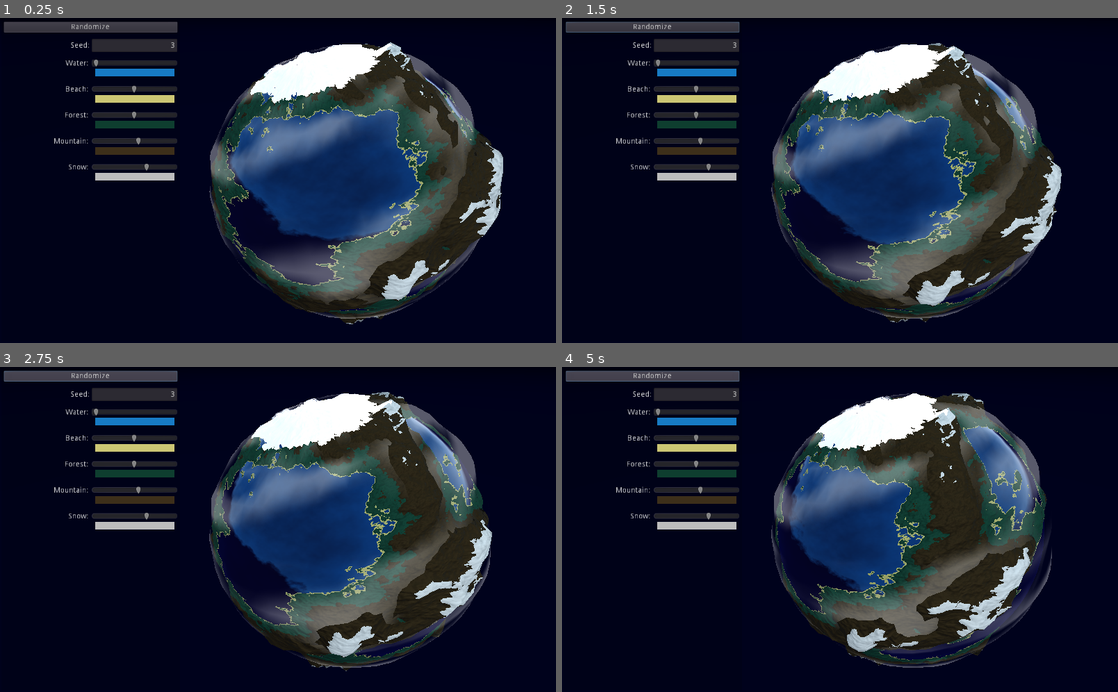
Above: before the commit, frames 1-4 (two rows, left to right).
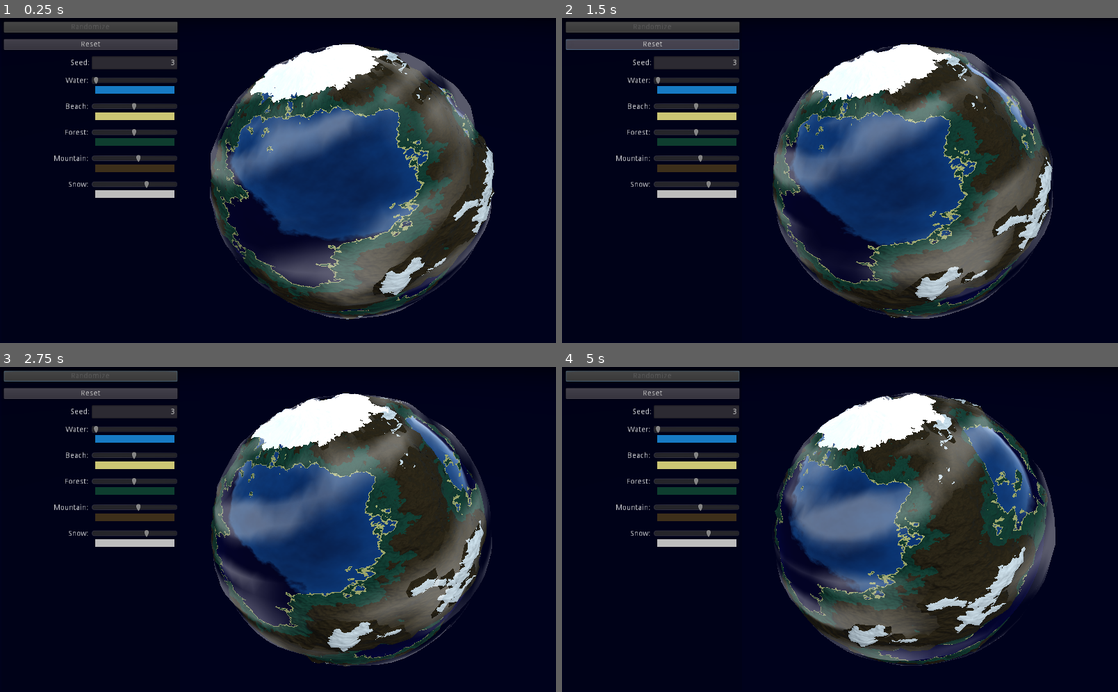
Above: after the commit, the same moments.

Repository: RichoM/SimplexNoiseTest
Game: Godot game, scene res://Test.tscn
The game is run twice, just before and just after one commit, with the same random seed, the same clock (stepped at 60 frames per second) and the same inputs.
Inputs (mouse positions are in pixels of both pictures, inside the frame that each line leads up to):
- Up to frame 1 (0.25 s): no input
- Up to frame 2 (1.5 s): click (650, 27) at 0.5 s, where only the run before the commit has a clickable "Randomize"; click (650, 44) at 1.25 s, where only the run after the commit has a clickable "Reset"
- Up to frame 3 (2.75 s): click (88, 376) at 2 s, where only the run before the commit has a clickable "Randomize"
- Up to frame 4 (5 s): click (650, 376) at 2.75 s, where only the run before the commit has a clickable "Randomize"

The runs differ from the first frame. In frame 1, 11% of the frame differs, in the area x 0-91%, y 1-95%; in frame 2, 19%; in frame 3, 22%; in frame 4, 24%, in the area x 0-89%, y 1-93%.

Commit message:
Fixed a few bugs and added a reset button

Diff:
--- a/godot/GUI.gd
+++ b/godot/GUI.gd
@@ -13,74 +13,131 @@
 export var snow_threshold : NodePath
 export var snow_color : NodePath
 
+var initial_values = {}
+
 
 var planet_material : Material
 
 func _ready():
 	planet_material = get_node(planet).get_surface_material(0)
+	collect_initial_values()
 	update()
 
+func collect_initial_values():
+	initial_values["seed"] = get_seed()
+
+	initial_values["water.threshold"] = get_terrain_threshold("water")
+	initial_values["beach.threshold"] = get_terrain_threshold("beach")
+	initial_values["forest.threshold"] = get_terrain_threshold("forest")
+	initial_values["mountain.threshold"] = get_terrain_threshold("mountain")
+	initial_values["snow.threshold"] = get_terrain_threshold("snow")
+
+	initial_values["water.color"] = get_terrain_color("water")
+	initial_values["beach.color"] = get_terrain_color("beach")
+	initial_values["forest.color"] = get_terrain_color("forest")
+	initial_values["mountain.color"] = get_terrain_color("mountain")
+	initial_values["snow.color"] = get_terrain_color("snow")
+
 func update():
+	(get_node(seed_input) as LineEdit).text = str(get_seed())
+
+	(get_node(water_threshold) as HSlider).value = get_terrain_threshold("water")
+	(get_node(beach_threshold) as HSlider).value = get_terrain_threshold("beach")
+	(get_node(forest_threshold) as HSlider).value = get_terrain_threshold("forest")
+	(get_node(mountain_threshold) as HSlider).value = get_terrain_threshold("mountain")
+	(get_node(snow_threshold) as HSlider).value = get_terrain_threshold("snow")
+
+	(get_node(water_color) as ColorPickerButton).color = get_terrain_color("water")
+	(get_node(beach_color) as ColorPickerButton).color = get_terrain_color("beach")
+	(get_node(forest_color) as ColorPickerButton).color = get_terrain_color("forest")
+	(get_node(mountain_color) as ColorPickerButton).color = get_terrain_color("mountain")
+	(get_node(snow_color) as ColorPickerButton).color = get_terrain_color("snow")
+
+func get_seed():
 	var noise_sampler = planet_material.get("shader_param/noise_sampler")
 	var noise = noise_sampler.get("noise")
-	get_node(seed_input).text = str(noise.get("seed"))
+	return noise.get("seed")
 
-	(get_node(water_threshold) as HSlider).value = planet_material.get("shader_param/water_threshold")
-	(get_node(water_color) as ColorPickerButton).color = planet_material.get("shader_param/water")
-	(get_node(beach_threshold) as HSlider).value = planet_material.get("shader_param/beach_threshold")
-	(get_node(beach_color) as ColorPickerButton).color = planet_material.get("shader_param/beach")
-	(get_node(forest_threshold) as HSlider).value = planet_material.get("shader_param/forest_threshold")
-	(get_node(forest_color) as ColorPickerButton).color = planet_material.get("shader_param/forest")
-	(get_node(mountain_threshold) as HSlider).value = planet_material.get("shader_param/mountain_threshold")
-	(get_node(mountain_color) as ColorPickerButton).color = planet_material.get("shader_param/mountain")
-	(get_node(snow_threshold) as HSlider).value = planet_material.get("shader_param/snow_threshold")
-	(get_node(snow_color) as ColorPickerButton).color = planet_material.get("shader_param/snow")
+func set_seed(value):
+	var noise_sampler = planet_material.get("shader_param/noise_sampler")
+	var noise = noise_sampler.get("noise")
+	noise.set("seed", value)
+
+
+func get_terrain_threshold(terrain : String):
+	return planet_material.get("shader_param/" + terrain + "_threshold")
+
+func set_terrain_threshold(terrain : String, value):
+	planet_material.set("shader_param/" + terrain + "_threshold", value)
+
+
+func get_terrain_color(terrain : String):
+	return planet_material.get("shader_param/" + terrain)
+
+func set_terrain_color(terrain : String, value):
+	planet_material.set("shader_param/" + terrain, value)
 
 
 func _on_seed_text_entered(new_text):
 	print(new_text as int)
 	var value = new_text as int
+	set_seed(value)
+	(get_node(seed_input) as LineEdit).text = str(value)
 
-	var noise_sampler = planet_material.get("shader_param/noise_sampler")
-	var noise = noise_sampler.get("noise")
-	noise.set("seed", value)
+
+func _on_seed_focus_exited():
+	var value = (get_node(seed_input) as LineEdit).text as int
+	if value != get_seed():
+		set_seed(value)
+	(get_node(seed_input) as LineEdit).text = str(value)
 
 
 func _on_water_threshold_value_changed(value):
-	planet_material.set("shader_param/water_threshold", value)
-
+	set_terrain_threshold("water", value)
 
 func _on_water_color_changed(color):
-	planet_material.set("shader_param/water", color)
+	set_terrain_color("water", color)
 
 
 func _on_beach_threshold_value_changed(value):
-	planet_material.set("shader_param/beach_threshold", value)
-
+	set_terrain_threshold("beach", value)
 
 func _on_beach_color_changed(color):
-	planet_material.set("shader_param/beach", color)
+	set_terrain_color("beach", color)
 
 
 func _on_forest_threshold_value_changed(value):
-	planet_material.set("shader_param/forest_threshold", value)
-
+	set_terrain_threshold("forest", value)
 
 func _on_forest_color_changed(color):
-	planet_material.set("shader_param/forest", color)
+	set_terrain_color("forest", color)
 
 
 func _on_mountain_threshold_value_changed(value):
-	planet_material.set("shader_param/mountain_threshold", value)
-
+	set_terrain_threshold("mountain", value)
 
 func _on_mountain_color_changed(color):
-	planet_material.set("shader_param/mountain", color)
+	set_terrain_color("mountain", color)
 
 
 func _on_snow_threshold_value_changed(value):
-	planet_material.set("shader_param/snow_threshold", value)
+	set_terrain_threshold("snow", value)
+
+func _on_snow_color_changed(color):
+	set_terrain_color("snow", color)
 
 
-func _on_show_color_changed(color):
-	planet_material.set("shader_param/snow", color)
+func _on_reset_button_pressed():
+	set_seed(initial_values["seed"])
+
+	set_terrain_threshold("water", initial_values["water.threshold"])
+	set_terrain_threshold("beach", initial_values["beach.threshold"])
+	set_terrain_threshold("forest", initial_values["forest.threshold"])
+	set_terrain_threshold("mountain", initial_values["mountain.threshold"])
+	set_terrain_threshold("snow", initial_values["snow.threshold"])
+
+	set_terrain_color("water", initial_values["water.color"])
+	set_terrain_color("beach", initial_values["beach.color"])
+	set_terrain_color("forest", initial_values["forest.color"])
+	set_terrain_color("mountain", initial_values["mountain.color"])
+	set_terrain_color("snow", initial_values["snow.color"])
--- a/godot/GUI.tscn
+++ b/godot/GUI.tscn
@@ -19,7 +19,7 @@
 mountain_threshold = NodePath("Panel/Controls/MountainControl/right/mountain_threshold")
 mountain_color = NodePath("Panel/Controls/MountainControl/right/mountain_color")
 snow_threshold = NodePath("Panel/Controls/SnowControl/right/snow_threshold")
-snow_color = NodePath("Panel/Controls/SnowControl/right/show_color")
+snow_color = NodePath("Panel/Controls/SnowControl/right/snow_color")
 
 [node name="Panel" type="ColorRect" parent="."]
 anchor_right = 1.0
@@ -45,15 +45,22 @@
 "_edit_use_anchors_": false
 }
 
-[node name="RandomizeButton" type="Button" parent="Panel/Controls"]
+[node name="randomize_button" type="Button" parent="Panel/Controls"]
 margin_right = 320.0
 margin_bottom = 20.0
+disabled = true
 text = "Randomize"
 
+[node name="reset_button" type="Button" parent="Panel/Controls"]
+margin_top = 32.0
+margin_right = 320.0
+margin_bottom = 52.0
+text = "Reset"
+
 [node name="SeedControl" type="HBoxContainer" parent="Panel/Controls"]
-margin_top = 32.0
-margin_right = 320.0
-margin_bottom = 56.0
+margin_top = 64.0
+margin_right = 320.0
+margin_bottom = 88.0
 __meta__ = {
 "_edit_use_anchors_": false
 }
@@ -85,9 +92,9 @@
 }
 
 [node name="WaterControl" type="HBoxContainer" parent="Panel/Controls"]
-margin_top = 68.0
-margin_right = 320.0
-margin_bottom = 104.0
+margin_top = 100.0
+margin_right = 320.0
+margin_bottom = 136.0
 __meta__ = {
 "_edit_use_anchors_": false
 }
@@ -133,9 +140,9 @@
 edit_alpha = false
 
 [node name="BeachControl" type="HBoxContainer" parent="Panel/Controls"]
-margin_top = 116.0
-margin_right = 320.0
-margin_bottom = 152.0
+margin_top = 148.0
+margin_right = 320.0
+margin_bottom = 184.0
 __meta__ = {
 "_edit_use_anchors_": false
 }
@@ -181,9 +188,9 @@
 edit_alpha = false
 
 [node name="ForestControl" type="HBoxContainer" parent="Panel/Controls"]
-margin_top = 164.0
-margin_right = 320.0
-margin_bottom = 200.0
+margin_top = 196.0
+margin_right = 320.0
+margin_bottom = 232.0
 __meta__ = {
 "_edit_use_anchors_": false
 }
@@ -229,9 +236,9 @@
 edit_alpha = false
 
 [node name="MountainControl" type="HBoxContainer" parent="Panel/Controls"]
-margin_top = 212.0
-margin_right = 320.0
-margin_bottom = 248.0
+margin_top = 244.0
+margin_right = 320.0
+margin_bottom = 280.0
 __meta__ = {
 "_edit_use_anchors_": false
 }
@@ -277,9 +284,9 @@
 edit_alpha = false
 
 [node name="SnowControl" type="HBoxContainer" parent="Panel/Controls"]
-margin_top = 260.0
-margin_right = 320.0
-margin_bottom = 296.0
+margin_top = 292.0
+margin_right = 320.0
+margin_bottom = 328.0
 __meta__ = {
 "_edit_use_anchors_": false
 }
@@ -316,13 +323,15 @@
 max_value = 1.0
 step = 0.001
 
-[node name="show_color" type="ColorPickerButton" parent="Panel/Controls/SnowControl/right"]
-margin_top = 16.0
-margin_right = 158.0
-margin_bottom = 36.0
-flat = true
-color = Color( 1, 1, 1, 1 )
-edit_alpha = false
+[node name="snow_color" type="ColorPickerButton" parent="Panel/Controls/SnowControl/right"]
+margin_top = 16.0
+margin_right = 158.0
+margin_bottom = 36.0
+flat = true
+color = Color( 1, 1, 1, 1 )
+edit_alpha = false
+[connection signal="pressed" from="Panel/Controls/reset_button" to="." method="_on_reset_button_pressed"]
+[connection signal="focus_exited" from="Panel/Controls/SeedControl/seed" to="." method="_on_seed_focus_exited"]
 [connection signal="text_entered" from="Panel/Controls/SeedControl/seed" to="." method="_on_seed_text_entered"]
 [connection signal="value_changed" from="Panel/Controls/WaterControl/right/water_threshold" to="." method="_on_water_threshold_value_changed"]
 [connection signal="color_changed" from="Panel/Controls/WaterControl/right/water_color" to="." method="_on_water_color_changed"]
@@ -333,4 +342,4 @@
 [connection signal="value_changed" from="Panel/Controls/MountainControl/right/mountain_threshold" to="." method="_on_mountain_threshold_value_changed"]
 [connection signal="color_changed" from="Panel/Controls/MountainControl/right/mountain_color" to="." method="_on_mountain_color_changed"]
 [connection signal="value_changed" from="Panel/Controls/SnowControl/right/snow_threshold" to="." method="_on_snow_threshold_value_changed"]
-[connection signal="color_changed" from="Panel/Controls/SnowControl/right/show_color" to="." method="_on_show_color_changed"]
+[connection signal="color_changed" from="Panel/Controls/SnowControl/right/snow_color" to="." method="_on_snow_color_changed"]
--- a/godot/Test.tscn
+++ b/godot/Test.tscn
@@ -12,8 +12,8 @@
 subdivide_depth = 100
 
 [sub_resource type="SphereMesh" id=2]
-radius = 4.0
-height = 8.0
+radius = 3.0
+height = 6.0
 radial_segments = 128
 rings = 64
 
--- a/godot/clouds.tres
+++ b/godot/clouds.tres
@@ -24,7 +24,7 @@
 }
 
 void vertex() {
-	noise = texture(clouds_texture, vec2(UV.y*2.35, UV.x + TIME*-0.015));
+	noise = texture(clouds_texture, vec2(UV.y*2.35, UV.x + TIME*-0.045));
 	float disp = noise.r;
 	VERTEX = move(VERTEX, disp * 0.25);
 }
--- a/godot/terrain_sphere.shader
+++ b/godot/terrain_sphere.shader
@@ -37,14 +37,15 @@
 
 	float disp = 0.0;
 	if (noise.r > snow_threshold) {
-		disp = (noise.r - beach_threshold) * 1.7;
+		disp = noise.r * 0.3;
 	} else if (noise.r > mountain_threshold) {
-		disp = (noise.r - beach_threshold) * 1.25;
+		disp = noise.r * 0.2;
 	} else if (noise.r > forest_threshold) {
-		disp = (noise.r - beach_threshold) * 1.15;
+		disp = noise.r * 0.1;
 	} else if (noise.r > beach_threshold) {
-		disp = (noise.r - beach_threshold) * 1.05;
+		disp = noise.r * 0.05;
 	}
+	disp = min(disp, 0.75);
 
 	if (UV.y < noise.x / 5.0 || UV.y > 1.0 - noise.x / 5.0) {
 		//disp = 0.015 * UV.y + 0.055;
@@ -52,7 +53,7 @@
 		disp = min(disp, 0.15);
 	}
 
-	VERTEX = move(VERTEX, disp - 1.0);
+	VERTEX = move(VERTEX, disp);
 }
 
 
